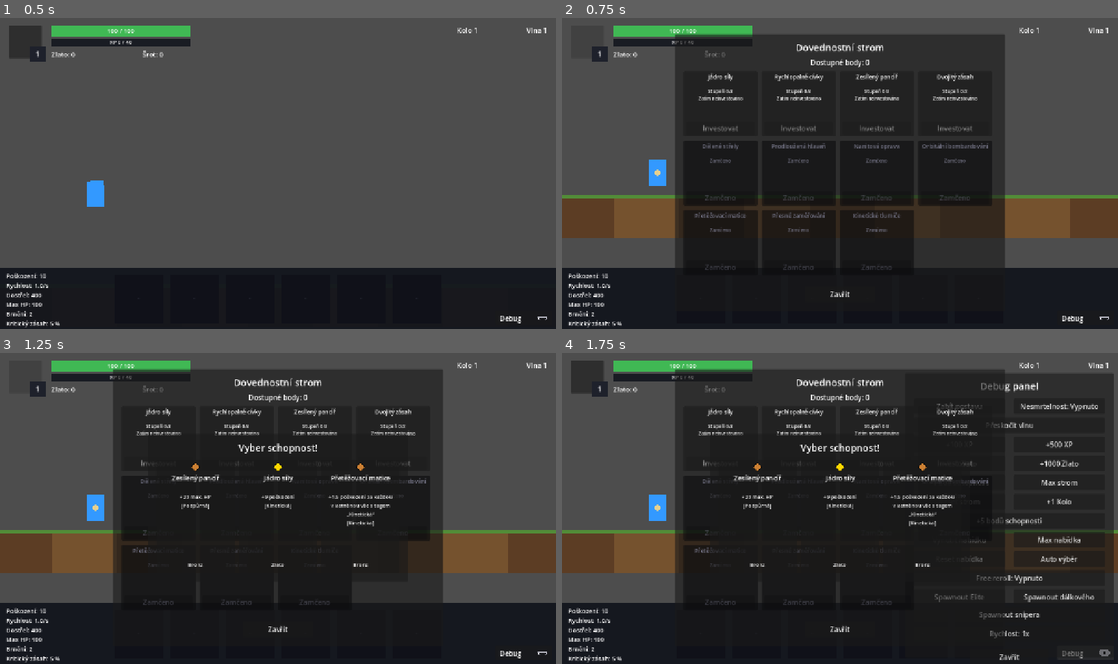
Above: before the commit, frames 1-4 (two rows, left to right).
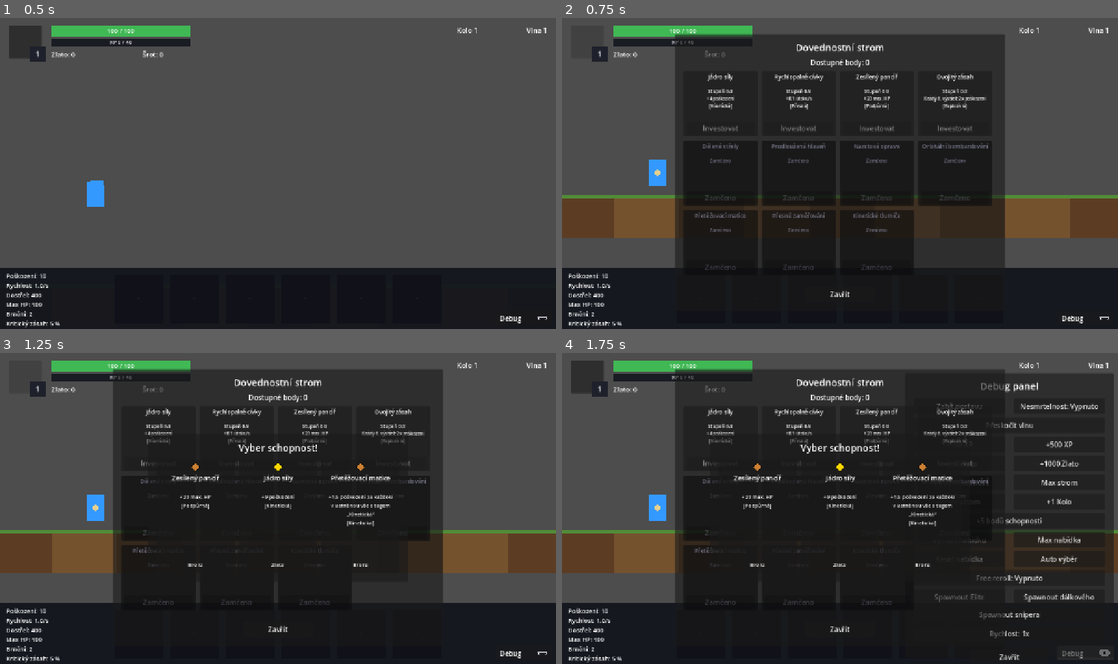
Above: after the commit, the same moments.

Repository: Wazzbi/auto-battler
Game: Godot game, scene res://scenes/main.tscn
The game is run twice, just before and just after one commit, with the same random seed, the same clock (stepped at 60 frames per second) and the same inputs.
Inputs (mouse positions are in pixels of both pictures, inside the frame that each line leads up to):
- Up to frame 1 (0.5 s): no input
- Up to frame 2 (0.75 s): click (589, 42) at 0.5 s
- Up to frame 3 (1.25 s): no input
- Up to frame 4 (1.75 s): click "Debug" at 1.25 s

Frame 1 is identical in both runs. In frame 2, 0.5% of the frame differs, in the area x 24-77%, y 25-30%; in frame 3, 0.4%; in frame 4, 0.4%.

Commit message:
Zobrazit náhled efektu u zatím neinvestovaných odemčených dovedností
Panel dovednostního stromu u odemčené, ale zatím neinvestované
schopnosti ukazoval jen text "Zatím neinvestováno". Teď rovnou zobrazí
efekt PRVNÍHO stupně (stejně jako u už investovaných), takže hráč vidí,
co dostane, ještě než tam vloží první bod. Zamčené uzly beze změny
(prázdný popis, "Zamčeno").

Co-Authored-By: Claude Sonnet 5 <noreply@anthropic.com>

Diff:
--- a/scenes/ui/hud.gd
+++ b/scenes/ui/hud.gd
@@ -457,10 +457,11 @@
 
 		widget["panel"].modulate = Color.WHITE
 		widget["rank_label"].text = "Stupeň %d/%d" % [rank, max_rank]
-		widget["desc_label"].text = (
-			GameManager.get_skill_node_desc(ability_id, rank) if rank > 0
-			else "Zatím neinvestováno"
-		)
+		# Na stupni 0 (odemčeno, ale zatím neinvestováno) rovnou ukážeme
+		# efekt PRVNÍHO stupně místo prázdného textu - hráč tak vidí, co
+		# dostane, ještě než do dovednosti vloží první bod, stejně jako u
+		# už investovaných dovedností (explicit user request 2026-09-26).
+		widget["desc_label"].text = GameManager.get_skill_node_desc(ability_id, max(rank, 1))
 
 		if rank >= max_rank:
 			widget["button"].text = "Max"
